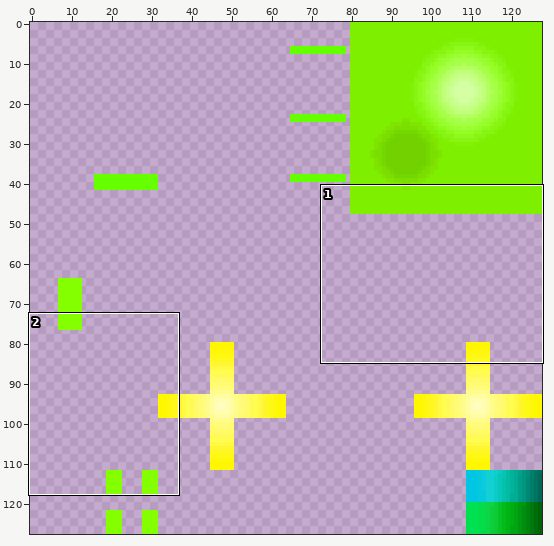
Two states of a sprite sheet, resources/assets/tf2/textures/mob/tf80g_weapon_light.png. The picture above shows the old version from afar; the outline marks the close-up.
Close-up. Before the commit:
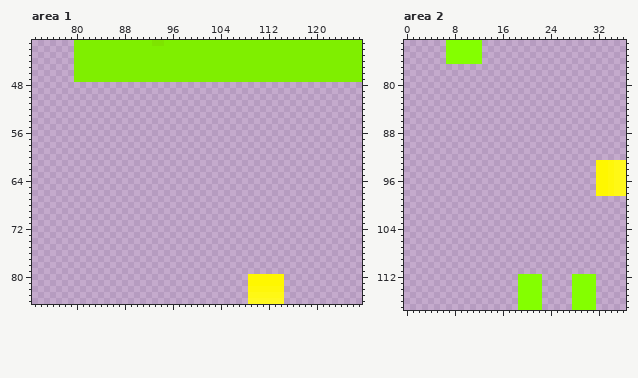
The file is 128x128 pixels. Colours within 5 levels of each other are drawn and written as one. Shown: area 1: x 73..127, y 41..84; area 2: x 0..36, y 73..117.
And afterwards:
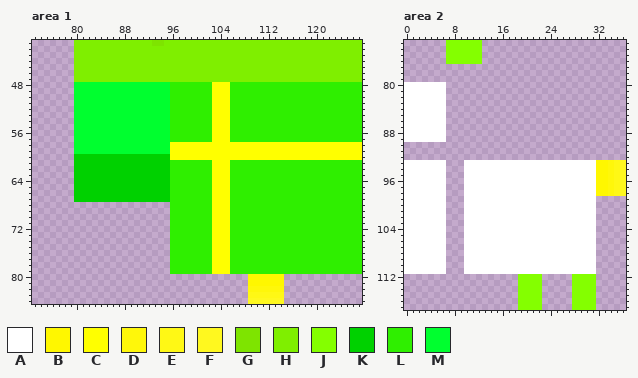
Palette (. is transparent): A #ffffff  B #fff700  C #ffff00  D #fff70a  E #fff815  F #fff81f  G #7ee400  H #7fef00  J #84ff00  K #00d100  L #2fef00  M #00ff2f
From old to new:
Changed rows in their new state; - is an unchanged pixel.
Area 1:
first column x 80:
48 MMMMMMMMMMMMMMMMLLLLLLLCCCLLLLLLLLLLLLLLLLLLLLLL
49 MMMMMMMMMMMMMMMMLLLLLLLCCCLLLLLLLLLLLLLLLLLLLLLL
50 MMMMMMMMMMMMMMMMLLLLLLLCCCLLLLLLLLLLLLLLLLLLLLLL
51 MMMMMMMMMMMMMMMMLLLLLLLCCCLLLLLLLLLLLLLLLLLLLLLL
52 MMMMMMMMMMMMMMMMLLLLLLLCCCLLLLLLLLLLLLLLLLLLLLLL
53 MMMMMMMMMMMMMMMMLLLLLLLCCCLLLLLLLLLLLLLLLLLLLLLL
54 MMMMMMMMMMMMMMMMLLLLLLLCCCLLLLLLLLLLLLLLLLLLLLLL
55 MMMMMMMMMMMMMMMMLLLLLLLCCCLLLLLLLLLLLLLLLLLLLLLL
56 MMMMMMMMMMMMMMMMLLLLLLLCCCLLLLLLLLLLLLLLLLLLLLLL
57 MMMMMMMMMMMMMMMMLLLLLLLCCCLLLLLLLLLLLLLLLLLLLLLL
58 MMMMMMMMMMMMMMMMCCCCCCCCCCCCCCCCCCCCCCCCCCCCCCCC
59 MMMMMMMMMMMMMMMMCCCCCCCCCCCCCCCCCCCCCCCCCCCCCCCC
60 KKKKKKKKKKKKKKKKCCCCCCCCCCCCCCCCCCCCCCCCCCCCCCCC
61 KKKKKKKKKKKKKKKKLLLLLLLCCCLLLLLLLLLLLLLLLLLLLLLL
62 KKKKKKKKKKKKKKKKLLLLLLLCCCLLLLLLLLLLLLLLLLLLLLLL
63 KKKKKKKKKKKKKKKKLLLLLLLCCCLLLLLLLLLLLLLLLLLLLLLL
64 KKKKKKKKKKKKKKKKLLLLLLLCCCLLLLLLLLLLLLLLLLLLLLLL
65 KKKKKKKKKKKKKKKKLLLLLLLCCCLLLLLLLLLLLLLLLLLLLLLL
66 KKKKKKKKKKKKKKKKLLLLLLLCCCLLLLLLLLLLLLLLLLLLLLLL
67 KKKKKKKKKKKKKKKKLLLLLLLCCCLLLLLLLLLLLLLLLLLLLLLL
68 ----------------LLLLLLLCCCLLLLLLLLLLLLLLLLLLLLLL
69 ----------------LLLLLLLCCCLLLLLLLLLLLLLLLLLLLLLL
70 ----------------LLLLLLLCCCLLLLLLLLLLLLLLLLLLLLLL
71 ----------------LLLLLLLCCCLLLLLLLLLLLLLLLLLLLLLL
72 ----------------LLLLLLLCCCLLLLLLLLLLLLLLLLLLLLLL
73 ----------------LLLLLLLCCCLLLLLLLLLLLLLLLLLLLLLL
74 ----------------LLLLLLLCCCLLLLLLLLLLLLLLLLLLLLLL
75 ----------------LLLLLLLCCCLLLLLLLLLLLLLLLLLLLLLL
76 ----------------LLLLLLLCCCLLLLLLLLLLLLLLLLLLLLLL
77 ----------------LLLLLLLCCCLLLLLLLLLLLLLLLLLLLLLL
78 ----------------LLLLLLLCCCLLLLLLLLLLLLLLLLLLLLLL
79 ----------------LLLLLLLCCCLLLLLLLLLLLLLLLLLLLLLL
Area 2:
first column x 0:
 80 AAAAAAA
 81 AAAAAAA
 82 AAAAAAA
 83 AAAAAAA
 84 AAAAAAA
 85 AAAAAAA
 86 AAAAAAA
 87 AAAAAAA
 88 AAAAAAA
 89 AAAAAAA
first column x 0:
 93 AAAAAAA---AAAAAAAAAAAAAAAAAAAAAA
 94 AAAAAAA---AAAAAAAAAAAAAAAAAAAAAA
 95 AAAAAAA---AAAAAAAAAAAAAAAAAAAAAA
 96 AAAAAAA---AAAAAAAAAAAAAAAAAAAAAA
 97 AAAAAAA---AAAAAAAAAAAAAAAAAAAAAA
 98 AAAAAAA---AAAAAAAAAAAAAAAAAAAAAA
 99 AAAAAAA---AAAAAAAAAAAAAAAAAAAAAA
100 AAAAAAA---AAAAAAAAAAAAAAAAAAAAAA
101 AAAAAAA---AAAAAAAAAAAAAAAAAAAAAA
102 AAAAAAA---AAAAAAAAAAAAAAAAAAAAAA
103 AAAAAAA---AAAAAAAAAAAAAAAAAAAAAA
104 AAAAAAA---AAAAAAAAAAAAAAAAAAAAAA
105 AAAAAAA---AAAAAAAAAAAAAAAAAAAAAA
106 AAAAAAA---AAAAAAAAAAAAAAAAAAAAAA
107 AAAAAAA---AAAAAAAAAAAAAAAAAAAAAA
108 AAAAAAA---AAAAAAAAAAAAAAAAAAAAAA
109 AAAAAAA---AAAAAAAAAAAAAAAAAAAAAA
110 AAAAAAA---AAAAAAAAAAAAAAAAAAAAAA
111 AAAAAAA---AAAAAAAAAAAAAAAAAAAAAA
Changed places in both close-ups, as pixel boxes (x1, y1, x2, y2):
added: (74, 82, 362, 274)
added: (404, 82, 596, 274)
